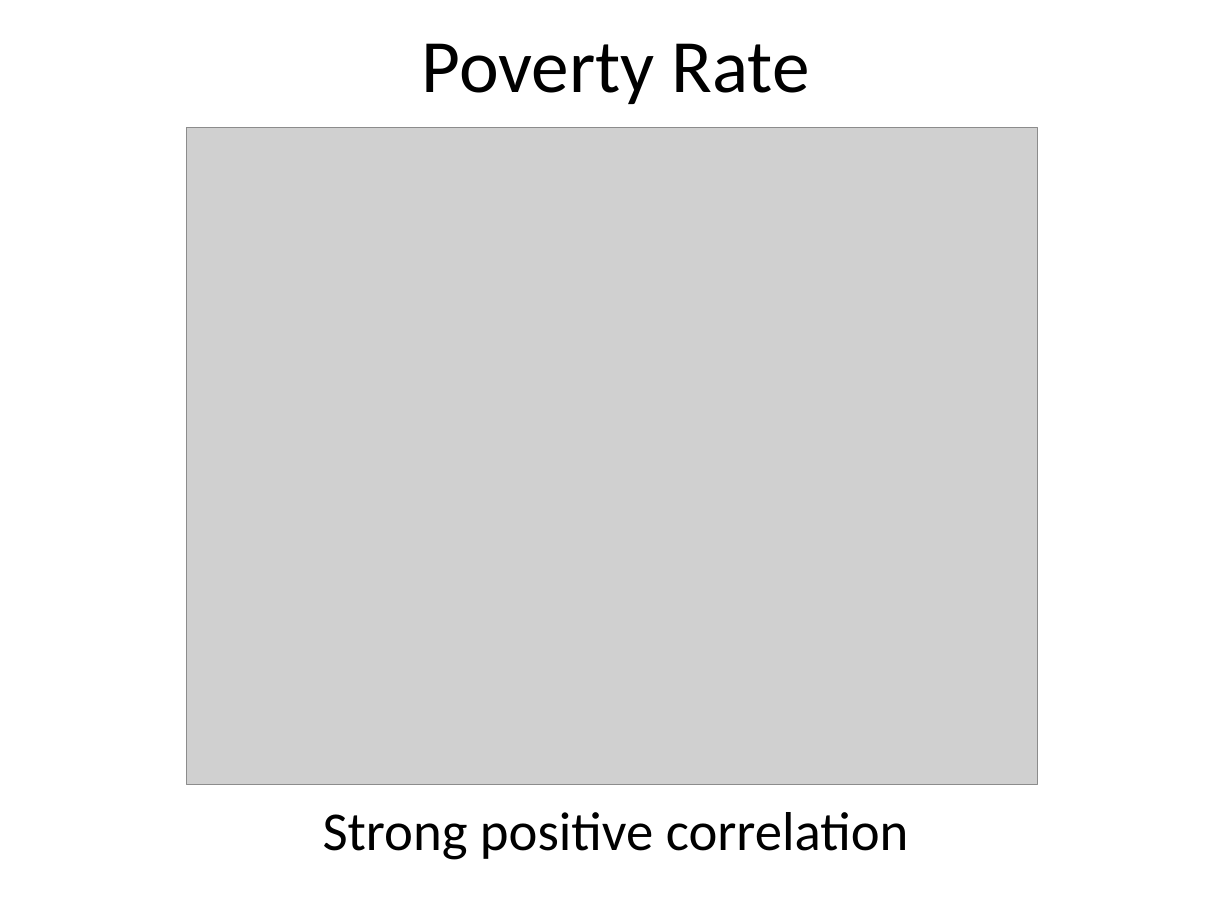
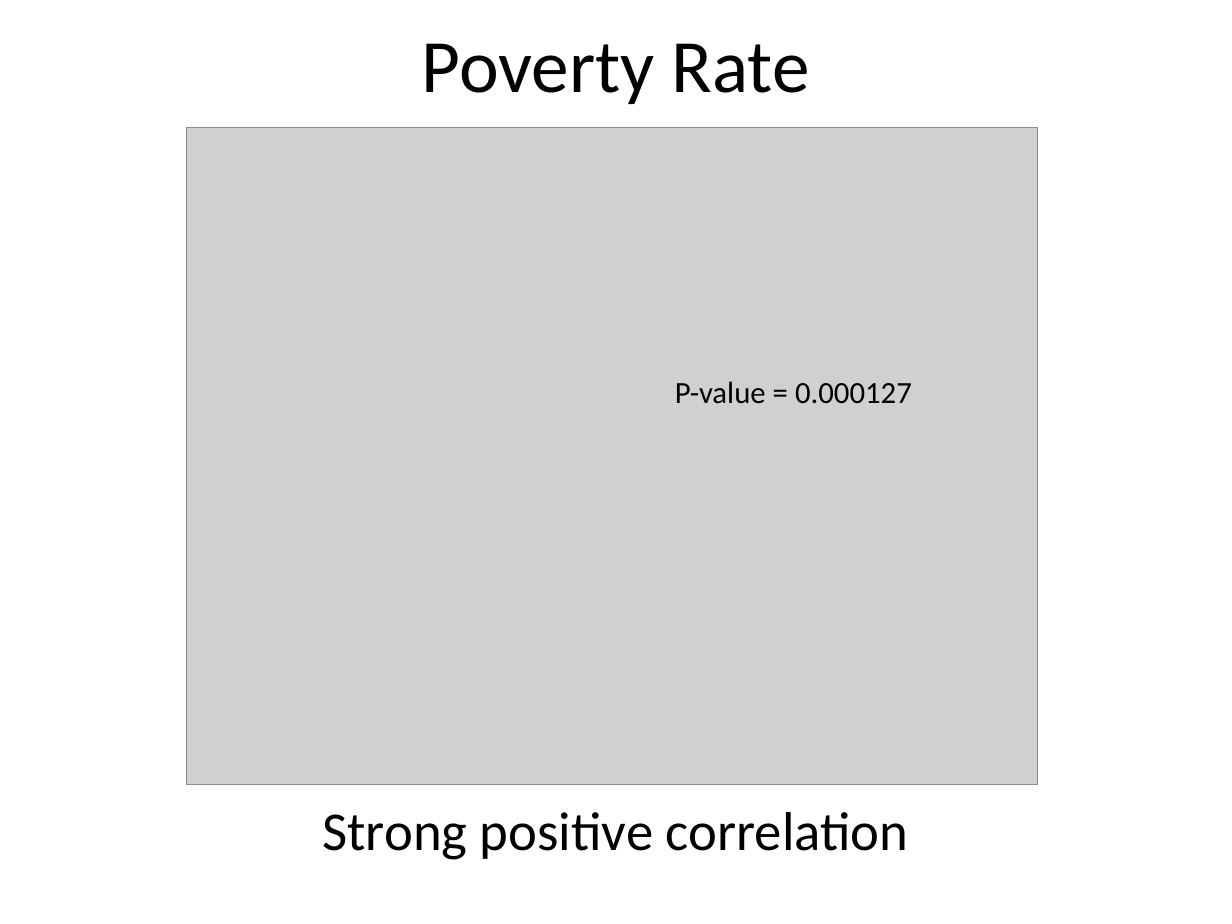
Before and after one commit to JeremyMcCormick/DAT_SF_14, a slide deck: slide 11 of myproject/Murder.pptx. Drawn at 1232x924 pixels with LibreOffice and Linux fonts; fonts in the diff are those of the drawing; grey boxes stand for pictures. Boxes give left, top, right and bottom in pixels: in the first picture for what was removed or moved away, otherwise in the second. Text is boxed around its words. In the diff, an @@ line names an element or a change of style, - is before the commit and + after.

```diff
--- a/myproject/Murder.pptx
+++ b/myproject/Murder.pptx
@@ text added at box(675, 381, 912, 404), 18 pt, text #000000 @@
+P-value = 0.000127
```
Also in this commit, not shown: 1 other slide changed, 3 other files.
